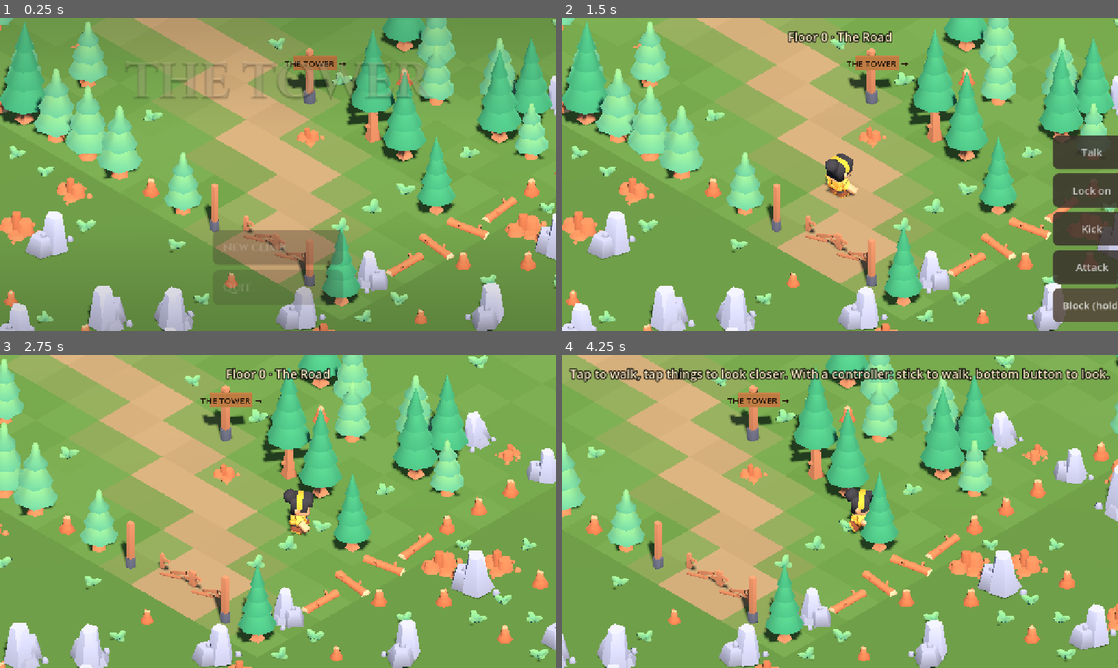
Above: before the commit, frames 1-4 (two rows, left to right).
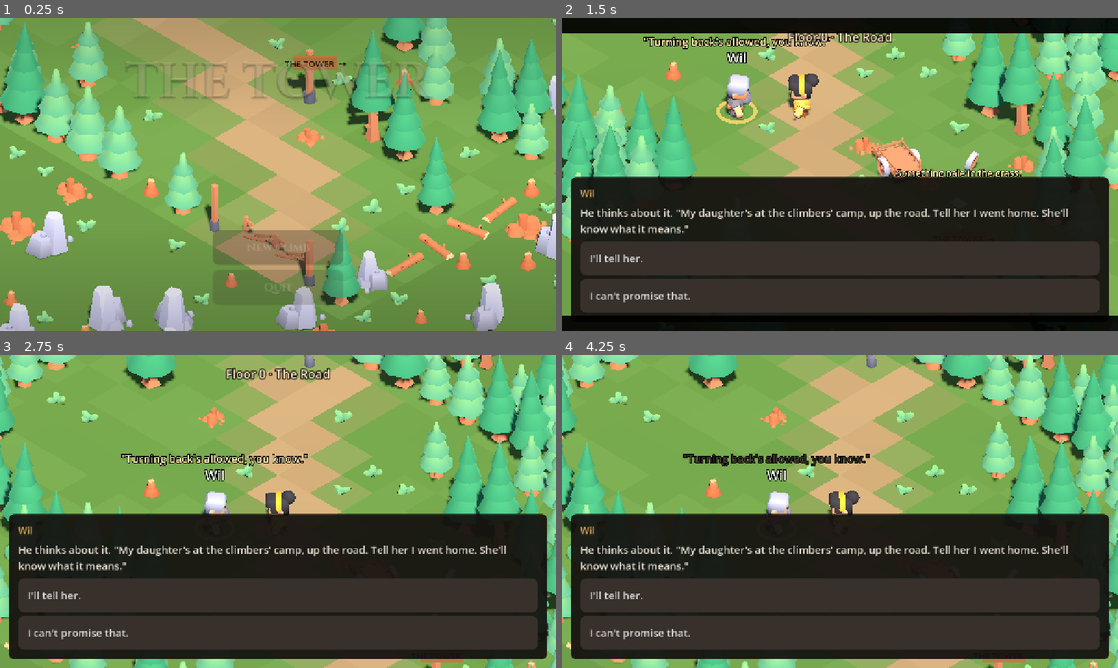
Above: after the commit, the same moments.

Repository: vel71184/the-tower
Game: Godot game, scene res://scenes/main.tscn
Same seed, same stepped clock (60 frames per second), same inputs: the game is played once before the commit and once after it.
Inputs (mouse positions are in pixels of both pictures, inside the frame that each line leads up to):
- Up to frame 1 (0.25 s): no input
- Up to frame 2 (1.5 s): click "New climb" at 0.5 s; click "Block (hold)" (after the commit: "Skip ▸") at 1.25 s
- Up to frame 3 (2.75 s): tap Enter (ui_accept) at 2, 2.27 s; move the mouse to (400, 495) at 2.02 s; hold D (move_right) from 2.03 s (still down); hold Space (attack) from 2.03 s (still down); click (400, 495) at 2.17 s; tap E (interact) at 2.3 s
- Up to frame 4 (4.25 s): release D (move_right) at 2.75 s; release Space (attack) at 2.75 s; drag from (728, 527) to (812, 574) at 2.77 s; move the mouse to (895, 442) at 3.52 s; hold D (move_right) from 3.53 s (still down); hold K (kick) from 3.53 s (still down); click (895, 442) at 3.67 s; tap Space (attack) at 3.8 s

The runs differ from the first frame. In frame 1, 0.2% of the frame differs, in the area x 0-100%, y 0-100%; in frame 2, 83%; in frame 3, 87%; in frame 4, 89%.

Commit message:
The opening scene: The Road plays itself, Wil's promise is the first input
- Cutscene engine driven by level JSON steps (walk to, face, act, say, an
  NPC says, reveal, hand the player a choice, end), with letterbox bars and
  speech over heads
- The Road's scene: the climber reads the signpost, crouches at the cart,
  reads the crushed wheel, finds the ledger page, and talks with Wil. Wil's
  request ("tell my daughter I went home") is the player's first choice. Then
  the climber walks on, and the game moves to the next level
- Skip any time (Esc, Start or B, or the Skip button): it fast-forwards to
  Wil's question if it hasn't been answered, then to the end. What the
  climber saw is still learned; watching doesn't count toward how you play
- Title screen: centred buttons; the camera drifts up the road to the tower

Co-Authored-By: Claude Opus 5.5 <noreply@anthropic.com>
Claude-Session: https://claude.ai/code/session_018eCtRiykKVLLKD4TJKqToP

Diff:
--- a/content/floors/floor_00/level_01.json
+++ b/content/floors/floor_00/level_01.json
@@ -3,7 +3,6 @@
   "floor": 0,
   "level": 1,
   "title": "Floor 0 · The Road",
-  "hint": "Tap to walk, tap things to look closer. With a controller: stick to walk, bottom button to look.",
   "draft_note": "Floor 0, level 1 of 4: the road toward the tower.",
   "ground": "grass",
   "legend": {
@@ -408,5 +407,162 @@
     "depth": 7,
     "density": 0.45
   },
-  "mood": "outdoor_day"
+  "mood": "outdoor_day",
+  "cutscene": [
+    {
+      "wait": 0.8
+    },
+    {
+      "walk_to": "signpost"
+    },
+    {
+      "face": "signpost"
+    },
+    {
+      "act": "interact-right"
+    },
+    {
+      "say": "\"The Tower.\" And an arrow, up the road.",
+      "time": 2.6
+    },
+    {
+      "say": "Someone's scratched under it. \"Turn back.\"",
+      "time": 2.6
+    },
+    {
+      "say": "And under that, another hand: \"Don't.\"",
+      "time": 2.6,
+      "effects": {
+        "learn": [
+          "signpost"
+        ],
+        "set_flags": [
+          "examined:signpost"
+        ]
+      }
+    },
+    {
+      "walk_to": "supply_cart"
+    },
+    {
+      "face": "supply_cart"
+    },
+    {
+      "act": "pick-up"
+    },
+    {
+      "say": "A supply cart, tipped over. The Gatekeeper's mark on the side.",
+      "time": 3.0,
+      "effects": {
+        "learn": [
+          "gate_cart"
+        ],
+        "set_flags": [
+          "examined:supply_cart"
+        ]
+      }
+    },
+    {
+      "face": "loose_wheel"
+    },
+    {
+      "say": "Spokes snapped, all on one side. Something stepped on this. Something big.",
+      "time": 3.4,
+      "effects": {
+        "learn": [
+          "heavy_step"
+        ],
+        "set_flags": [
+          "examined:loose_wheel"
+        ]
+      }
+    },
+    {
+      "reveal": "torn_ledger"
+    },
+    {
+      "face": "torn_ledger"
+    },
+    {
+      "say": "What's that, in the grass?",
+      "time": 1.8
+    },
+    {
+      "walk_to": "torn_ledger"
+    },
+    {
+      "act": "pick-up"
+    },
+    {
+      "say": "\"Bread for the waiting hall. Forty loaves.\"",
+      "time": 2.6
+    },
+    {
+      "say": "\"No more deliveries. By order of M.\"",
+      "time": 3.0,
+      "effects": {
+        "learn": [
+          "deliveries_stopped"
+        ],
+        "set_flags": [
+          "found_ledger",
+          "examined:torn_ledger"
+        ]
+      }
+    },
+    {
+      "walk_to": "wil"
+    },
+    {
+      "face": "wil"
+    },
+    {
+      "npc_say": "wil",
+      "text": "\"Going up? Huh.\"",
+      "time": 2.2
+    },
+    {
+      "say": "Is it far?",
+      "time": 1.8
+    },
+    {
+      "npc_say": "wil",
+      "text": "\"Far enough. Ten rooms to a floor, they say, and someone at the top of each who won't let you by easy.\"",
+      "time": 4.0
+    },
+    {
+      "npc_say": "wil",
+      "text": "\"First one's the Gatekeeper. Marta.\"",
+      "time": 2.8,
+      "effects": {
+        "learn": [
+          "marta_name",
+          "tower_floors"
+        ],
+        "set_flags": [
+          "talked_wil",
+          "asked_wil_what",
+          "examined:wil",
+          "heard_wil"
+        ]
+      }
+    },
+    {
+      "choice": "wil",
+      "node": "need"
+    },
+    {
+      "walk_to": "road_on"
+    },
+    {
+      "face": "road_on"
+    },
+    {
+      "say": "The river's this way. And past it...",
+      "time": 2.6
+    },
+    {
+      "end": true
+    }
+  ]
 }
--- a/scripts/autoload/controls.gd
+++ b/scripts/autoload/controls.gd
@@ -30,6 +30,7 @@
 	"zoom_out": {"keys": [KEY_MINUS, KEY_KP_SUBTRACT], "axes": [[JOY_AXIS_TRIGGER_LEFT, 1.0]]},
 	"dev_overlay": {"keys": [KEY_F3], "buttons": [JOY_BUTTON_BACK]},
 	"menu": {"keys": [], "buttons": [JOY_BUTTON_START]},
+	"skip": {"keys": [KEY_ESCAPE], "buttons": [JOY_BUTTON_START, JOY_BUTTON_B]},
 }
 
 ## Godot's built-in UI actions (menus, dialogue choices) get the same pad bindings.
--- a/scripts/game/climber.gd
+++ b/scripts/game/climber.gd
@@ -18,6 +18,7 @@
 var facing_dir := Vector3(1, 0, 1).normalized()
 var _path: Array = []
 var _free_moving := false
+var _speech: Label3D
 
 const CharacterModel := preload("res://scripts/characters/character_model.gd")
 const Looks := preload("res://scripts/characters/looks.gd")
@@ -64,6 +65,28 @@
 func stop() -> void:
 	_path.clear()
 	character.set_moving(false)
+
+
+## The climber speaking: a line over their head for a few seconds (cutscenes, asides).
+func say(text: String, seconds: float = 2.5) -> void:
+	if _speech and is_instance_valid(_speech):
+		_speech.queue_free()
+	_speech = Label3D.new()
+	_speech.text = text
+	_speech.billboard = BaseMaterial3D.BILLBOARD_ENABLED
+	_speech.no_depth_test = true
+	_speech.font_size = 38
+	_speech.outline_size = 12
+	_speech.pixel_size = 0.006
+	_speech.width = 520
+	_speech.autowrap_mode = TextServer.AUTOWRAP_WORD_SMART
+	_speech.position = Vector3(0, 1.75, 0)
+	add_child(_speech)
+	var l := _speech
+	var t := create_tween()
+	t.tween_interval(maxf(0.3, seconds - 0.4))
+	t.tween_property(l, "modulate:a", 0.0, 0.4)
+	t.tween_callback(l.queue_free)
 
 
 ## A short line floating over the climber (e.g. "-1 wound").
--- /dev/null
+++ b/scripts/game/cutscene.gd
@@ -0,0 +1,143 @@
+extends Node
+## Plays a level's scripted scene (level JSON "cutscene": a list of steps), e.g. the climber
+## walking The Road on their own at the start of a new climb.
+##
+## Steps (each may also carry "effects", applied when the step runs or is skipped past):
+##   {"wait": seconds}
+##   {"walk_to": "object id"}            walk until beside it
+##   {"face": "object id"}
+##   {"act": "animation"}                e.g. "interact-right", "pick-up"
+##   {"say": "text", "time": seconds}    the climber speaks (floating text)
+##   {"npc_say": "object id", "text": "...", "time": seconds}
+##   {"reveal": "object id"}             a hidden thing appears
+##   {"choice": "object id", "node": "dialogue node"}   hand the player that conversation
+##   {"end": true}                       leave the level forward
+## Skipping fast-forwards to the next "choice" the player hasn't made yet, then to the end.
+
+signal finished
+
+var main
+var steps: Array = []
+var playing := false
+var skipping := false
+## Speeds up waits and walking (tests).
+var speed := 1.0
+
+
+func setup(main_node) -> void:
+	main = main_node
+
+
+func play(list: Array) -> void:
+	steps = list
+	playing = true
+	skipping = false
+	main.ui.set_cinematic(true)
+	for i in steps.size():
+		if not playing:
+			return
+		var step: Dictionary = steps[i]
+		Baseline.apply(step.get("effects", {}))
+		await _run(step)
+	if playing:
+		_finish()
+
+
+## Stops a scene without finishing it (a different level is starting).
+func stop() -> void:
+	if playing:
+		playing = false
+		skipping = false
+		main.ui.set_cinematic(false)
+
+
+func skip() -> void:
+	if playing and not skipping:
+		skipping = true
+
+
+func _run(step: Dictionary) -> void:
+	var level = main.level
+	var climber = main.climber
+	if step.has("wait"):
+		await _wait(float(step["wait"]))
+	elif step.has("walk_to"):
+		var obj = main.find_object(String(step["walk_to"]))
+		if obj == null:
+			return
+		var path: Array = level.path_to_object(climber.cell, obj)
+		if path.is_empty():
+			return
+		if skipping:
+			climber.place(path.back())
+			main._on_entered_cell(climber.cell)
+			return
+		climber.walk(path)
+		while climber.is_moving() and not skipping:
+			await get_tree().process_frame
+		if skipping:
+			climber.place(path.back())
+			main._on_entered_cell(climber.cell)
+	elif step.has("face"):
+		var obj = main.find_object(String(step["face"]))
+		if obj:
+			climber.face(obj.global_position)
+	elif step.has("act"):
+		if not skipping:
+			climber.act(String(step["act"]))
+	elif step.has("say"):
+		if not skipping:
+			climber.say(String(step["say"]), float(step.get("time", 2.5)) / speed)
+			await _wait(float(step.get("time", 2.5)))
+	elif step.has("npc_say"):
+		var who = main.find_object(String(step["npc_say"]))
+		if who and not skipping:
+			who.face(climber.global_position)
+			who.say(String(step.get("text", "")), float(step.get("time", 2.5)) / speed)
+			await _wait(float(step.get("time", 2.5)))
+	elif step.has("reveal"):
+		var obj = main.find_object(String(step["reveal"]))
+		if obj and not obj.revealed:
+			obj.reveal()
+			Baseline.set_flag("noticed:" + obj.id)
+	elif step.has("choice"):
+		var who = main.find_object(String(step["choice"]))
+		if who == null:
+			return
+		var was_skipping := skipping
+		if skipping:
+			var path: Array = level.path_to_object(climber.cell, who)
+			if not path.is_empty():
+				climber.place(path.back())
+			skipping = false
+		climber.face(who.global_position)
+		who.face(climber.global_position)
+		main.ui.set_cinematic(false)
+		main.talk_from(who, String(step.get("node", "")))
+		while main.is_talking():
+			await get_tree().process_frame
+		main.ui.set_cinematic(true)
+		skipping = was_skipping
+	elif step.has("end"):
+		_finish()
+		main.end_level()
+
+
+func _wait(seconds: float) -> void:
+	var t := 0.0
+	while t < seconds / speed and not skipping:
+		await get_tree().process_frame
+		t += get_process_delta_time()
+
+
+func _finish() -> void:
+	if not playing:
+		return
+	playing = false
+	skipping = false
+	main.ui.set_cinematic(false)
+	if main.level:
+		Baseline.set_flag("cutscene_seen:" + String(main.level.data.get("id", "")))
+		# A scene the player watched doesn't count toward how they handled the level.
+		Baseline.set_flag("completed:" + String(main.level.data.get("id", "")))
+	finished.emit()
--- a/scripts/game/interactable.gd
+++ b/scripts/game/interactable.gd
@@ -75,6 +75,26 @@
 	visible = true
 	scale = Vector3(0.6, 0.6, 0.6)
 	create_tween().tween_property(self, "scale", Vector3.ONE, 0.35).set_trans(Tween.TRANS_BACK)
+
+
+## Someone speaking in a scene: a longer line over their head.
+func say(text: String, seconds: float = 2.5) -> void:
+	var l := Label3D.new()
+	l.text = text
+	l.billboard = BaseMaterial3D.BILLBOARD_ENABLED
+	l.no_depth_test = true
+	l.font_size = 38
+	l.outline_size = 12
+	l.pixel_size = 0.006
+	l.width = 560
+	l.autowrap_mode = TextServer.AUTOWRAP_WORD_SMART
+	l.modulate = Color(1.0, 0.92, 0.7)
+	l.position = Vector3(0, _top + 0.8, 0)
+	add_child(l)
+	var t := create_tween()
+	t.tween_interval(maxf(0.3, seconds - 0.4))
+	t.tween_property(l, "modulate:a", 0.0, 0.4)
+	t.tween_callback(l.queue_free)
 
 
 ## A short line spoken or noticed in the world, floating above the object for a few seconds.
--- a/scripts/game/main.gd
+++ b/scripts/game/main.gd
@@ -7,6 +7,7 @@
 const GameUI := preload("res://scripts/ui/game_ui.gd")
 const Interactable := preload("res://scripts/game/interactable.gd")
 const Combat := preload("res://scripts/game/combat.gd")
+const Cutscene := preload("res://scripts/game/cutscene.gd")
 
 ## "floor-level" -> content file. Levels not listed here aren't built yet.
 ## Floor 0 (The Approach) is the prologue outside the tower: 4 levels, no boss.
@@ -33,6 +34,7 @@
 var _ended := false
 var _marker: MeshInstance3D
 var combat: Combat
+var cutscene: Cutscene
 var _focus_ring: MeshInstance3D
 var _fade_timer := 0.0
 var _block_input := false
@@ -65,6 +67,10 @@
 	combat = Combat.new()
 	add_child(combat)
 	combat.setup(self)
+	cutscene = Cutscene.new()
+	add_child(cutscene)
+	cutscene.setup(self)
+	ui.skip_pressed.connect(func() -> void: cutscene.skip())
 	Baseline.changed.connect(_refresh_dev)
 	show_title()
 
@@ -73,7 +79,7 @@
 	_refresh_dev()
 	if level == null or _ended:
 		return
-	var free := not ui.is_busy() and not _note_open
+	var free := not ui.is_busy() and not _note_open and not cutscene.playing
 	var v := Input.get_vector("move_left", "move_right", "move_up", "move_down") if free else Vector2.ZERO
 	climber.move_free(screen_to_world(v), delta)
 	var block_input: bool = free and (Input.is_action_pressed("block") or ui.block_held())
@@ -135,6 +141,9 @@
 		if obj.kind == "exit":
 			exit_obj = obj
 	var b: Vector3 = exit_obj.global_position if exit_obj else a + Vector3(-6, 0, -6)
+	var tower := level.get_node_or_null("Backdrop") as Node3D
+	if tower:
+		b = tower.global_position + Vector3(2.5, 3.0, 2.5)
 	_title_anchor.global_position = a
 	cam.target = _title_anchor
 	cam.snap()
@@ -184,6 +193,8 @@
 func start_level(floor_n: int, level_n: int, arriving: String = "start") -> bool:
 	if arriving != "title" and _in_title:
 		_leave_title()
+	if cutscene:
+		cutscene.stop()
 	ui.hide_card()
 	ui.hide_page()
 	_note_open = false
@@ -247,7 +258,11 @@
 			if level and level.data == data:
 				ui.toast(hint, 4.0))
 	_on_entered_cell(climber.cell)
-	autosave()
+	var scene: Array = data.get("cutscene", [])
+	if not scene.is_empty() and arriving == "start" and not Baseline.has_flag("cutscene_seen:" + String(data.get("id", ""))):
+		cutscene.play(scene)
+	else:
+		autosave()
 	return true
 
 
@@ -382,7 +397,7 @@
 ## Saves mid-level, so closing the app never loses progress. Runs when the app is closed or
 ## sent to the background, when a level starts, and after every conversation.
 func autosave() -> void:
-	if level == null or _ended or (combat and combat.active):
+	if level == null or _ended or (combat and combat.active) or (cutscene and cutscene.playing):
 		return
 	var at := climber.cell
 	Baseline.resume = {"floor": Baseline.floor_num, "level": Baseline.level_num, "cell": [at.x, at.y]}
@@ -400,6 +415,10 @@
 # --- Input ----------------------------------------------------------------------------------
 
 func _unhandled_input(event: InputEvent) -> void:
+	if cutscene.playing:
+		if event.is_action_pressed("skip"):
+			cutscene.skip()
+		return
 	if event.is_action_pressed("dev_overlay"):
 		ui.toggle_dev()
 	elif level == null or ui.is_busy() or _ended:
@@ -635,6 +654,15 @@
 	_show_node(start)
 
 
+## Opens a conversation at a given node (cutscenes hand the player a choice this way).
+func talk_from(obj: Interactable, node_id: String) -> void:
+	_talk_obj = obj
+	_talk_nodes = _dialogue_nodes(obj.def)
+	if not Baseline.has_flag("examined:" + obj.id):
+		Baseline.set_flag("examined:" + obj.id)
+	_show_node(node_id)
+
+
 ## Plain "lines" become a chain of pages; "dialogue" holds branching nodes.
 func _dialogue_nodes(def: Dictionary) -> Dictionary:
 	if def.has("dialogue"):
--- a/scripts/ui/game_ui.gd
+++ b/scripts/ui/game_ui.gd
@@ -6,6 +6,7 @@
 signal card_choice(index: int)
 signal combat_action(id: String)
 signal title_choice(id: String)
+signal skip_pressed
 
 const TITLE_FONT := preload("res://assets/fonts/cinzel-bold.woff")
 
@@ -29,6 +30,9 @@
 var _combat_hint: Label
 var _combat_buttons: HBoxContainer
 var _wounds: Label
+var _bars: Array = []
+var _skip: Button
+var _cinematic := false
 var _title: Control
 var _title_menu: VBoxContainer
 var _touch_bar: VBoxContainer
@@ -49,6 +53,7 @@
 	_build_combat()
 	_build_touch_bar()
 	_build_title()
+	_build_cinematic()
 
 
 # --- Dialogue -------------------------------------------------------------------------------
@@ -73,6 +78,55 @@
 	return _panel.visible or _card.visible or (_title != null and _title.visible)
 
 
+# --- Cutscenes ---------------------------------------------------------------------------
+
+## Letterbox bars and a Skip button while a scene plays.
+func set_cinematic(on: bool) -> void:
+	_cinematic = on
+	for i in _bars.size():
+		var bar: ColorRect = _bars[i]
+		var h := 64.0 if on else 0.0
+		var tw := create_tween()
+		if i == 0:
+			tw.tween_property(bar, "offset_bottom", h, 0.4)
+		else:
+			tw.tween_property(bar, "offset_top", -h, 0.4)
+	_skip.visible = on
+
+
+func is_cinematic() -> bool:
+	return _cinematic
+
+
+func _build_cinematic() -> void:
+	for i in 2:
+		var bar := ColorRect.new()
+		bar.color = Color(0, 0, 0, 0.92)
+		bar.mouse_filter = Control.MOUSE_FILTER_IGNORE
+		bar.anchor_left = 0.0
+		bar.anchor_right = 1.0
+		if i == 0:
+			bar.anchor_top = 0.0
+			bar.anchor_bottom = 0.0
+		else:
+			bar.anchor_top = 1.0
+			bar.anchor_bottom = 1.0
+		_root.add_child(bar)
+		_bars.append(bar)
+	_skip = _button("Skip  ▸", func() -> void: skip_pressed.emit())
+	_skip.focus_mode = Control.FOCUS_NONE
+	_skip.alignment = HORIZONTAL_ALIGNMENT_CENTER
+	_skip.anchor_left = 1.0
+	_skip.anchor_right = 1.0
+	_skip.offset_left = -150
+	_skip.offset_right = -16
+	_skip.offset_top = 8
+	_skip.offset_bottom = 56
+	_skip.modulate.a = 0.8
+	_skip.visible = false
+	_root.add_child(_skip)
+
+
 # --- Title screen ---------------------------------------------------------------------------
 
 ## Shows the title over whatever the camera is looking at. options: [[id, label], ...]
@@ -83,6 +137,7 @@
 		b.custom_minimum_size = Vector2(300, 60)
 		b.add_theme_font_override("font", TITLE_FONT)
 		b.add_theme_font_size_override("font_size", 26)
+		b.alignment = HORIZONTAL_ALIGNMENT_CENTER
 		_title_menu.add_child(b)
 	_title.visible = true
 	_title.modulate.a = 0.0
@@ -198,7 +253,7 @@
 		return
 	var controls := get_node_or_null("/root/Controls")
 	var pad: bool = controls != null and controls.using_pad
-	_touch_bar.visible = touch_actions_enabled and not pad and not is_busy()
+	_touch_bar.visible = touch_actions_enabled and not pad and not is_busy() and not _cinematic
 
 
 func _build_touch_bar() -> void:
--- a/tests/screenshots.gd
+++ b/tests/screenshots.gd
@@ -14,13 +14,18 @@
 	if _out == "":
 		_out = "user://shots"
 	DirAccess.make_dir_recursive_absolute(_out)
-	get_tree().create_timer(60.0).timeout.connect(func() -> void: get_tree().quit(2))
+	get_tree().create_timer(90.0).timeout.connect(func() -> void: get_tree().quit(2))
 	Baseline.reset()
 
 	var main = load("res://scenes/main.tscn").instantiate()
 	add_child(main)
 	await _frames(90)
 	await _shot("00_title")
+	main.start_level(0, 1)
+	await get_tree().create_timer(7.0).timeout
+	await _shot("0_road_scene")
+	main.cutscene.stop()
+	Baseline.set_flag("cutscene_seen:f00_l01")
 	main.start_level(0, 1)
 	await _frames(40)
 	await _shot("0_road_start")
--- a/tests/test_runner.gd
+++ b/tests/test_runner.gd
@@ -146,6 +146,14 @@
 	check(clean, "floor 1's palette is valid and has no reserved colours")
 
 
+func _key(code: int) -> InputEventKey:
+	var e := InputEventKey.new()
+	e.physical_keycode = code
+	e.keycode = code
+	e.pressed = true
+	return e
+
+
 func Main_screen(v: Vector2) -> Vector3:
 	return load("res://scripts/game/main.gd").screen_to_world(v)
 
@@ -360,8 +368,25 @@
 	check(not main.ui.is_title_visible() and main.climber.visible, "New climb starts the game")
 	check(main.level.data.get("id") == "f00_l01" and Baseline.floor_num == 0, "on The Road, Floor 0")
 
+	print("The opening scene")
+	check(main.cutscene.playing and main.ui.is_cinematic(), "a new climb opens with The Road playing itself")
+	var start_pos: Vector3 = main.climber.position
+	await get_tree().create_timer(2.5).timeout
+	check(main.climber.position.distance_to(start_pos) > 0.5, "the climber walks on their own")
+	main._unhandled_input(_key(KEY_ESCAPE))
+	check(await _until(func(): return main.is_talking()), "skipping jumps to Wil's question")
+	check(main._talk_node_id == "need" and not main.ui.is_cinematic(), "the player's first input is Wil's request")
+	check(Baseline.knows("signpost") and Baseline.knows("deliveries_stopped") and Baseline.knows("marta_name"), "what the climber saw along the way is still learned")
+	check(main.choose_text("I'll tell her"), "you can promise")
+	main.choose(0)
+	check(await _until(func(): return not main.cutscene.playing), "then the scene finishes by itself")
+	check(Baseline.has_flag("carrying_wil_message") and Baseline.has_flag("cutscene_seen:f00_l01"), "the promise is kept, and the scene won't replay")
+	check(Baseline.floor_num == 1 and main.ui.is_busy(), "the road leads on to the gate and the tower's intro")
+	check(not Baseline.has_flag("examined:wil") or Baseline.value("speed_patience") == 0.0, "watching the scene doesn't count toward how you play")
+
 	print("Floor 0, Level 1: The Road (outdoors)")
 	Baseline.reset()
+	Baseline.set_flag("cutscene_seen:f00_l01")
 	check(main.start_level(0, 1), "The Road (Floor 0) loads")
 	var level = main.level
 	check(level.get_node_or_null("Ground") != null, "the ground is one merged mesh")
